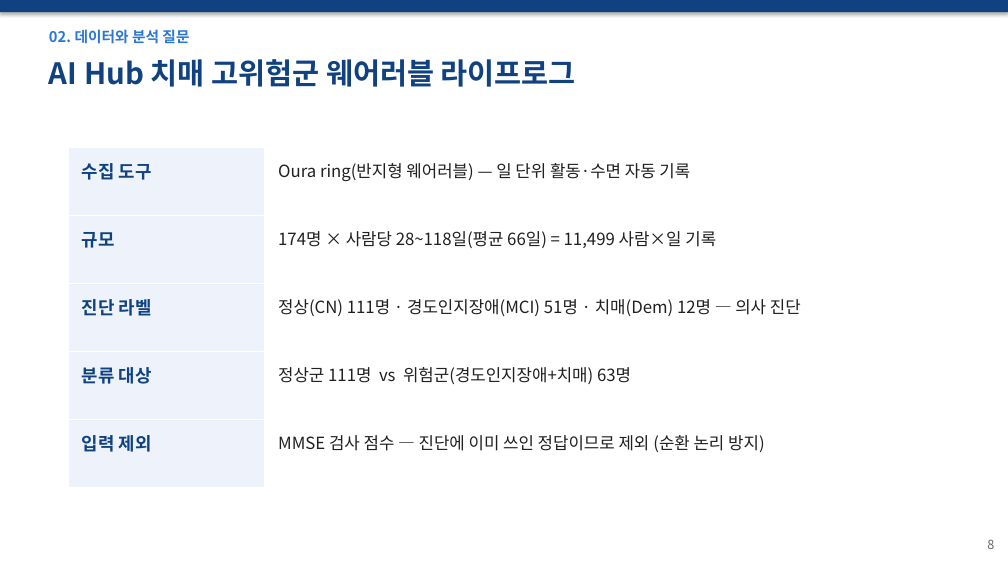
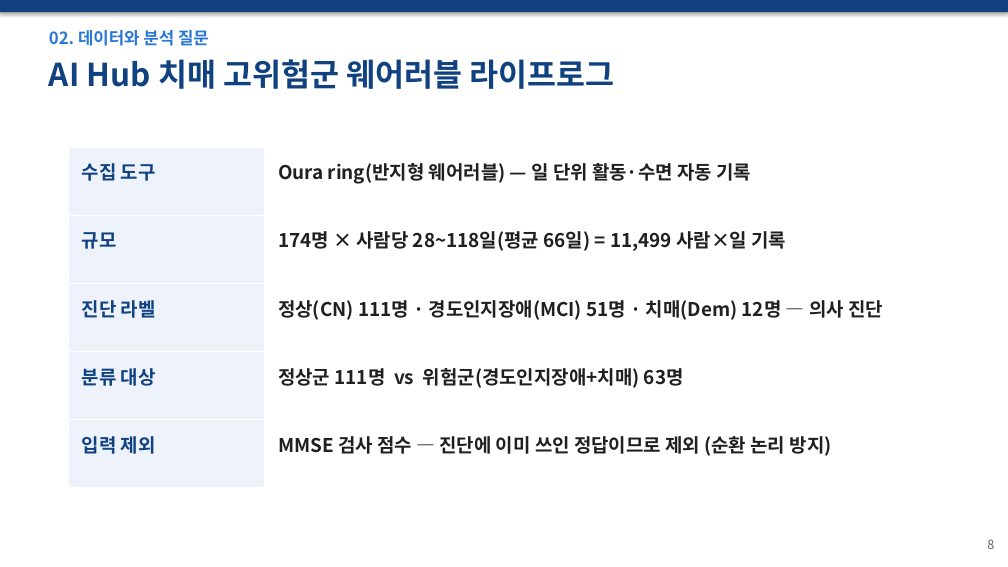
Before and after one commit to wpalswpa/dementia-screening, a slide deck: slide 8 of 발표자료_최종본_v2.pptx. Drawn at 1008x567 pixels with LibreOffice and Linux fonts; fonts in the diff are those of the drawing. Boxes give left, top, right and bottom in pixels: in the first picture for what was removed or moved away, otherwise in the second. Text is boxed around its words. In the diff, an @@ line names an element or a change of style, - is before the commit and + after.

```diff
--- a/발표자료_최종본_v2.pptx
+++ b/발표자료_최종본_v2.pptx
@@ text "02. 데이터와 분석 질문" at <box>49,30,209,46</box>: size 14 to 16 pt @@
@@ text "AI Hub 치매 고위험군 웨어러블 ..." at <box>49,59,614,89</box>: size 28 to 30 pt @@
@@ table at <box>68,147,938,488</box> @@
@@ size 17 to 18 pt in "수집 도구", "규모", "진단 라벨", "분류 대상" and 1 more places @@
@@ size 16 to 18 pt, bold on @@
```
Also in this commit, not shown: 22 other slides changed.
